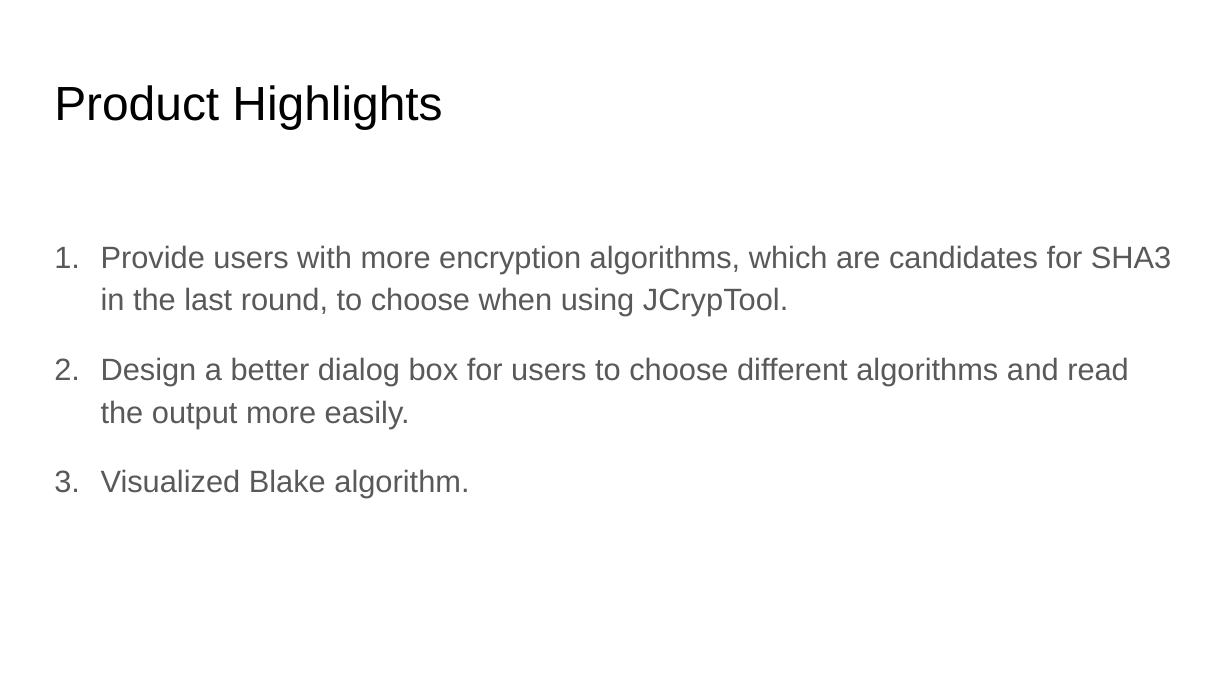
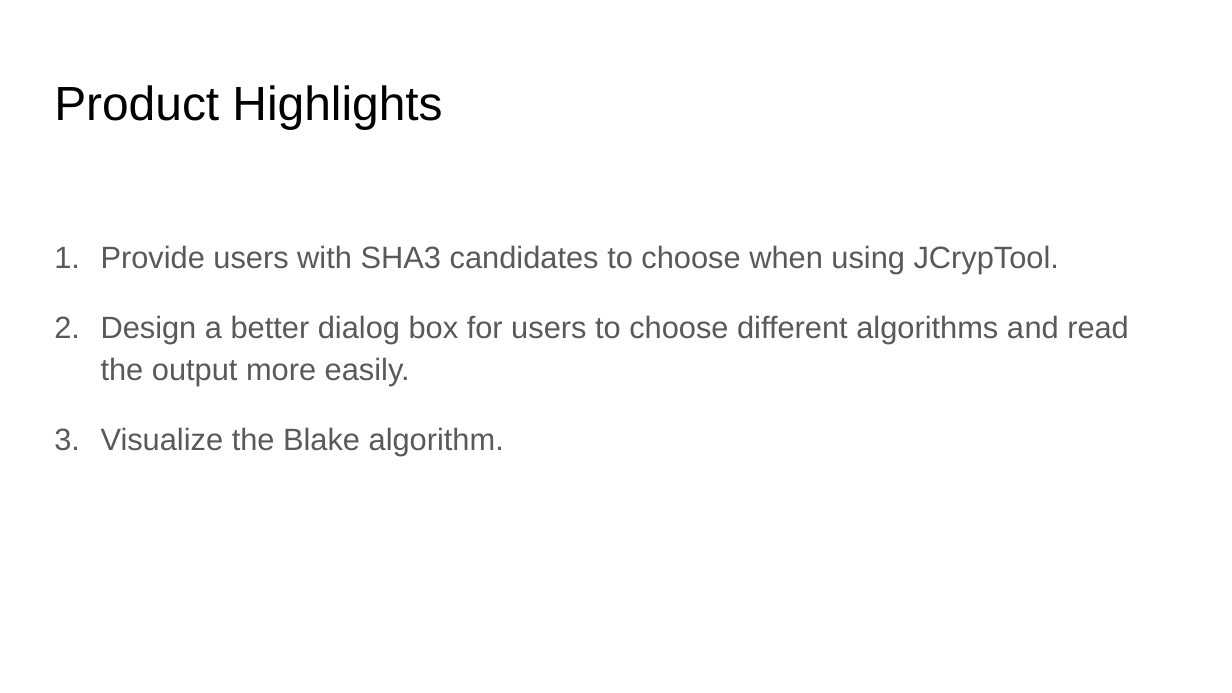
Before and after one commit to mlkromis/CryptologyProject, a slide deck: slide 3 of Final Presentation/Cryptology final Presentation.pptx. Drawn at 1232x693 pixels with LibreOffice and Linux fonts; fonts in the diff are those of the drawing. Boxes give left, top, right and bottom in pixels: in the first picture for what was removed or moved away, otherwise in the second. Text is boxed around its words. In the diff, an @@ line names an element or a change of style, - is before the commit and + after.

Commit message:
Upload Final Presentation ver3

```diff
--- a/Final Presentation/Cryptology final Presentation.pptx
+++ b/Final Presentation/Cryptology final Presentation.pptx
@@ text at box(101, 245, 1059, 273): text changed @@
-1. Provide users with more encryption algorithms, which are candidates for SHA3 in the last round, to choose when using JCrypTool.
+1. Provide users with SHA3 candidates to choose when using JCrypTool.
@@ text at box(101, 427, 504, 456): text changed @@
-3. Visualized Blake algorithm.
+3. Visualize the Blake algorithm.
```
Also in this commit, not shown: 4 other slides changed, 1 slide added, 3 other files.
